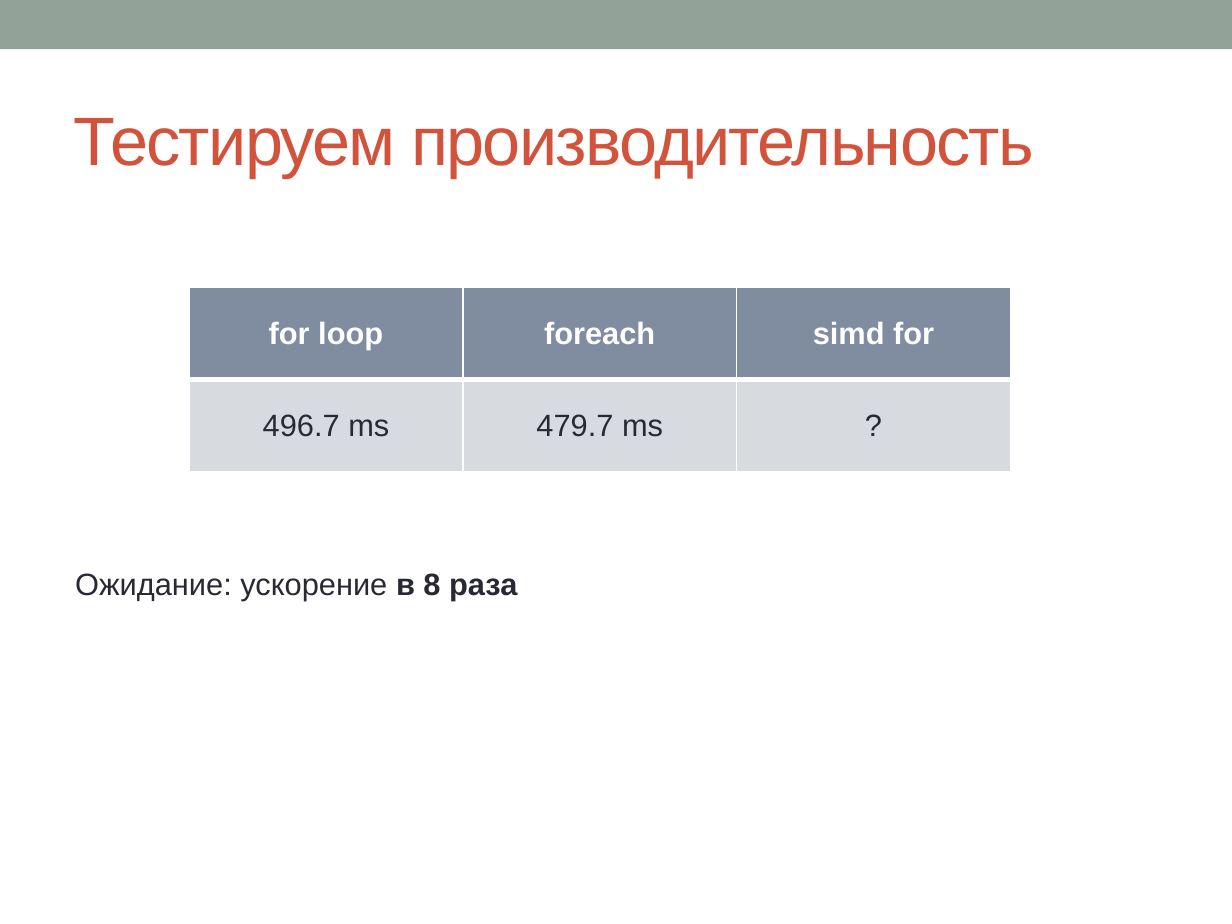
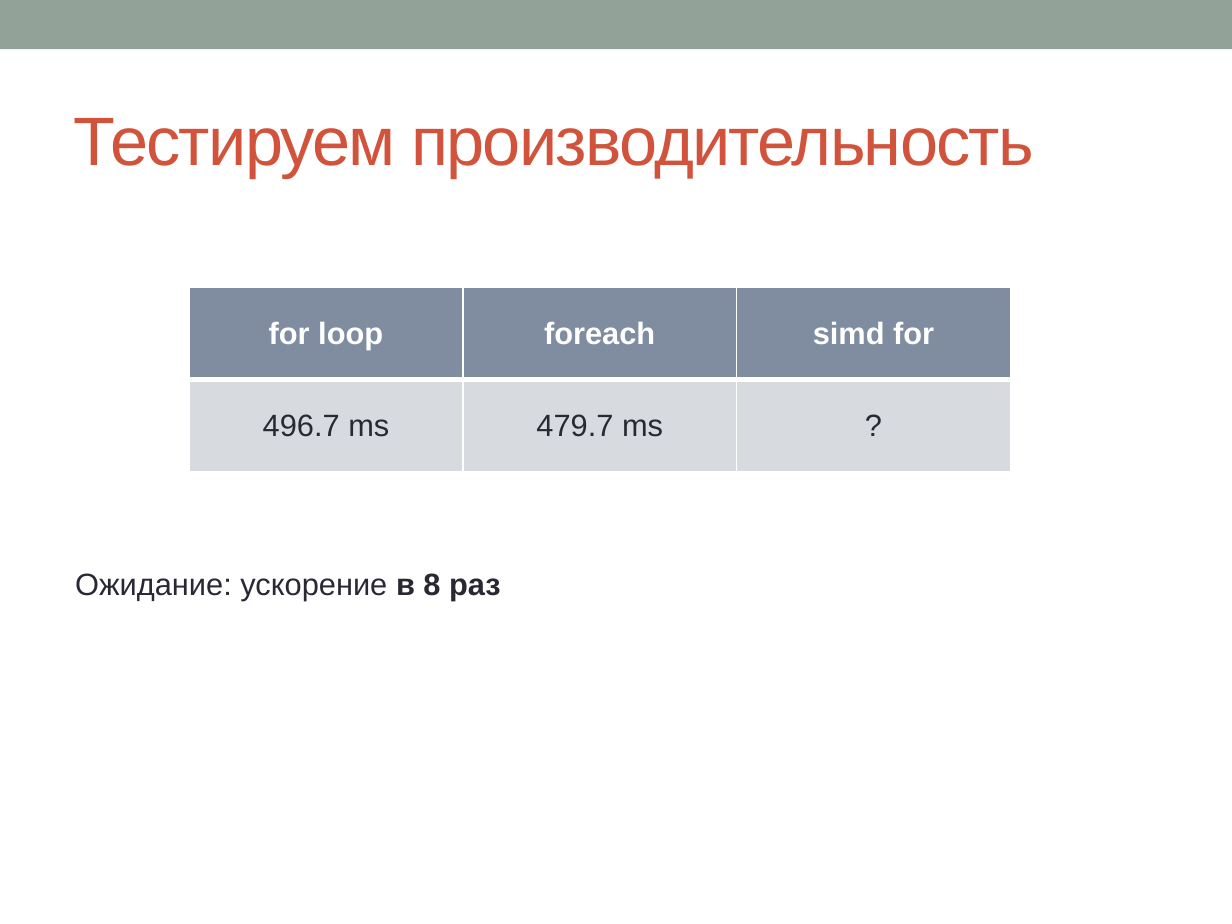
Before and after one commit to sivukhin/SimdLecture, a slide deck: slide 76 of simd_presentation.pptx. Drawn at 1232x924 pixels with LibreOffice and Linux fonts; fonts in the diff are those of the drawing. Boxes give left, top, right and bottom in pixels: in the first picture for what was removed or moved away, otherwise in the second. Text is boxed around its words. In the diff, an @@ line names an element or a change of style, - is before the commit and + after.

```diff
--- a/simd_presentation.pptx
+++ b/simd_presentation.pptx
@@ text at [75, 573, 501, 601]: text changed @@
-Ожидание: ускорение в 8 раза
+Ожидание: ускорение в 8 раз
```
Also in this commit, not shown: 3 other slides changed, 1 other file.
